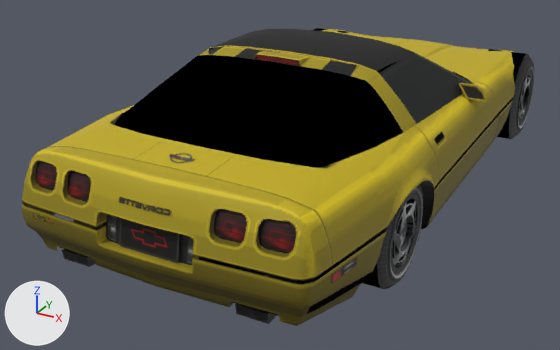
What one commit did to the glTF model dealership/dealership/models/GT4_CHEV0013.glb.
Rendered twice from a camera (50 mm lens) standing at (1.99, -4.57, 2.14) and looking at (-0.31, -0.39, 0.05). The lights are fixed; the arrows at lower left show +X, +Y and +Z. The picture after the commit comes second. Vertices at exactly the same position are counted once.

In view in the first picture: 'body', 'tire_front_left', 'tire_rear_left', 'tire_rear_right', 'wheel_front_left', 'wheel_rear_left'.
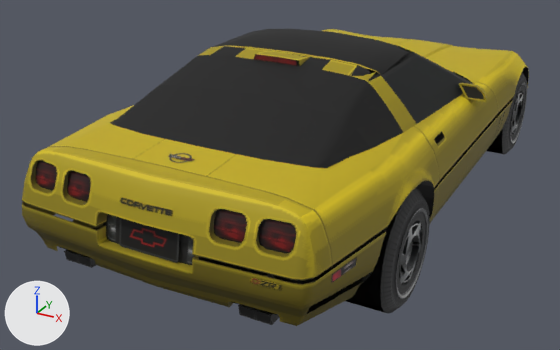
What differs and where, as boxes [x1, y1, x2, y2] in the pictures (560 x 350 px; the box of a moved part takes in the faces that stretch with it):
'body', reshaped: before [22, 29, 515, 326]; after [22, 29, 529, 326]
'tire_rear_right', moved, rescaled (mostly hidden before): before [313, 28, 349, 33]; after [346, 188, 430, 314]
'tire_rear_left', moved, rescaled (not visible afterwards): before [488, 49, 534, 139]
'tire_front_right', reshaped, moved (not visible before): after [487, 72, 527, 154]
'wheel_rear_left', moved, rescaled (not visible afterwards): before [517, 67, 534, 129]
part 1 of me_body, moved or reshaped: before [36, 29, 515, 321]; after [36, 29, 529, 321]
part 2 of me_body, moved or reshaped: before [33, 153, 357, 324]; after [36, 153, 357, 325]
part 3 of me_body, moved or reshaped: [254, 51, 309, 66] in both
part 4 of me_tire_front, moved or reshaped: before [363, 184, 423, 289]; after [487, 72, 527, 154]

The change in detail:
me_body has 2029 vertices, 3202 faces and spans x -0.92..0.92, y -2.21..2.17, z -0.02..1.04.
me_body is used by ob_body; location (0.0, 0.0, 0.0).
me_body part 1: the loose piece of 714 vertices spanning x -0.92..0.92, y -2.21..2.17, z -0.02..1.04 is mirrored in x about its middle.
me_body part 2: 112 of the vertices in x -0.85..0.85, y -2.2..-1.57, z 0.04..0.78 are mirrored in x about their middle.
me_body part 3: 35 of the vertices in x -0.51..0.51, y -0.99..-0.7, z 0.67..1.04 are mirrored in x about their middle.
me_tire_front is used by ob_tire_front_left; location (0.733, -1.222, 0.3).
me_tire_front had 120 vertices, 208 faces and spanned x -0.138..0.138, y -0.3..0.3, z -0.298..0.298.
me_tire_front now has 120 vertices, 208 faces and spans x -0.138..0.138, y -0.326..0.326, z -0.324..0.324.
me_tire_front part 4: 120 of 120 vertices moved; they spanned x -0.138..0.138, y -0.3..0.3, z -0.298..0.298 and now span x -0.138..0.138, y -0.326..0.326, z -0.324..0.324; mean shift (0.0, 0.0, 0.0).
Object 'tire_front_right' (ob_tire_front_right) moves from (-0.733, -1.222, 0.3) to (0.733, 1.222, 0.196).
Object 'wheel_rear_left' (ob_wheel_rear_left) moves from (0.75, 1.222, 0.325) to (-0.75, -1.222, 0.196).
Object 'wheel_rear_left' (ob_wheel_rear_left) is rescaled from (1.0, 1.0, 1.0) to (-1.0, 1.0, 1.0).
Object 'tire_rear_left' (ob_tire_rear_left) moves from (0.75, 1.222, 0.325) to (-0.75, -1.222, 0.196).
Object 'tire_rear_left' (ob_tire_rear_left) is rescaled from (1.0, 1.0, 1.0) to (-1.0, 1.0, 1.0).
Object 'tire_rear_right' (ob_tire_rear_right) is rescaled from (-1.0, 1.0, 1.0) to (1.0, 1.0, 1.0).
Object 'tire_rear_right' (ob_tire_rear_right) moves from (-0.75, 1.222, 0.325) to (0.75, -1.222, 0.196).
